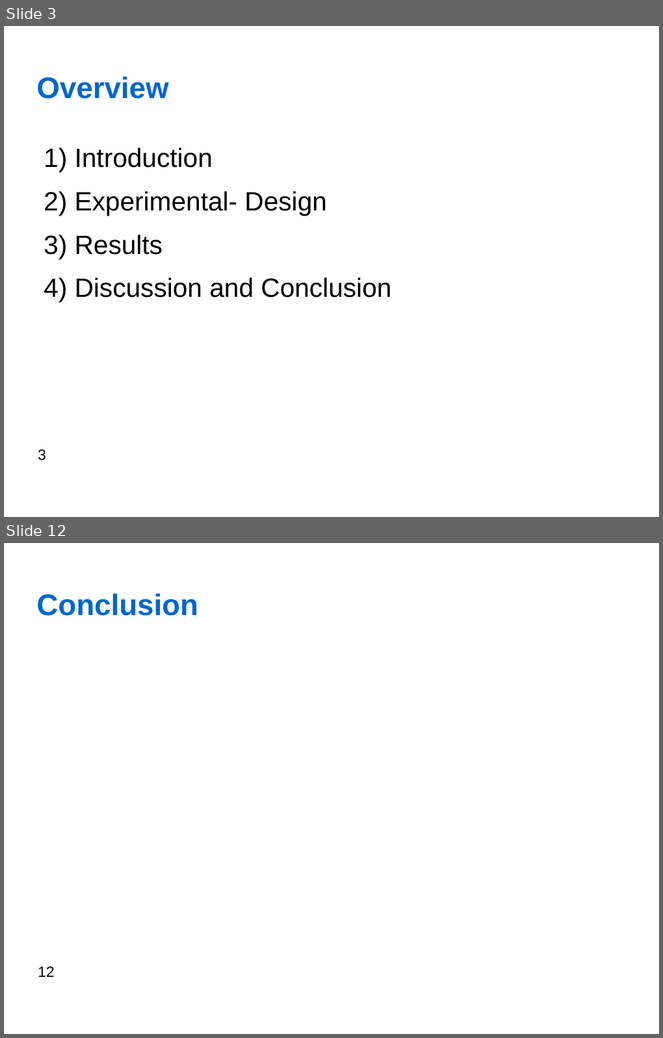
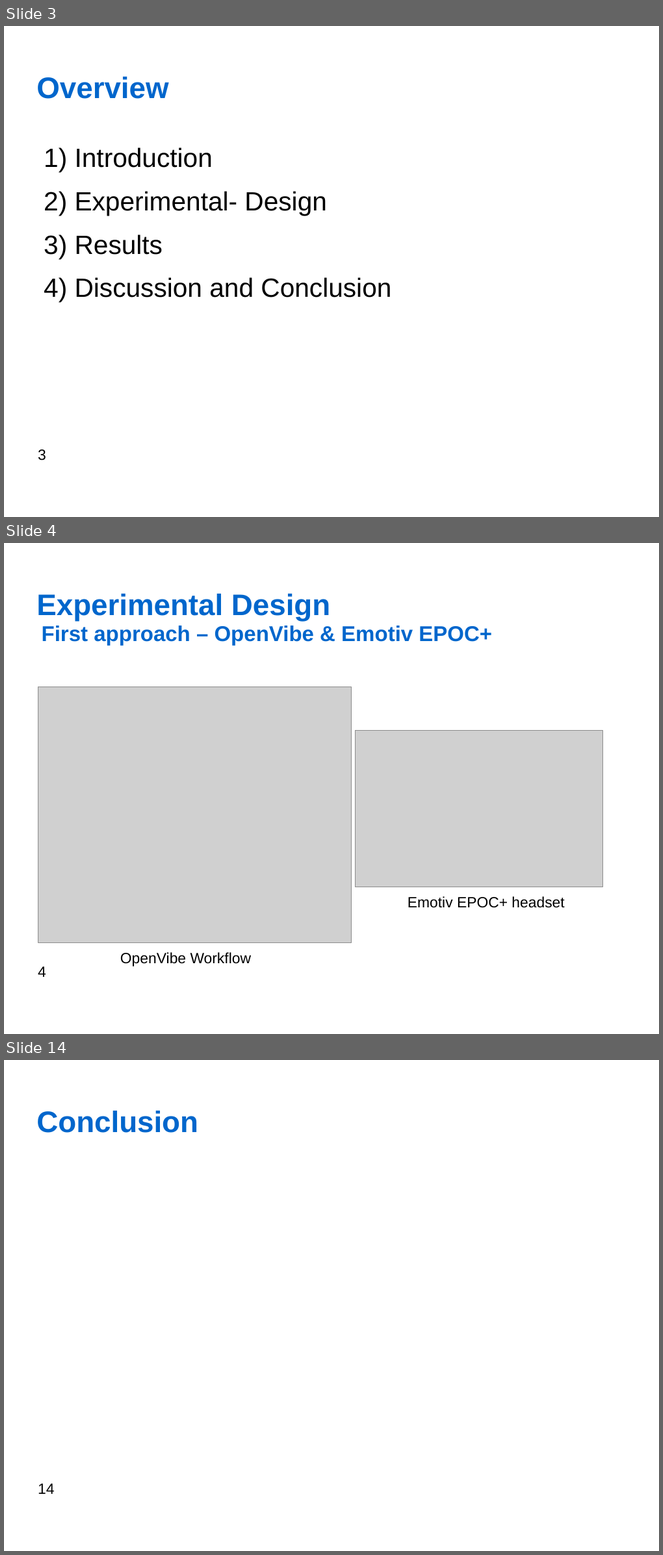
Before and after one commit to jfedjaev/NSTresearchPractice, a slide deck: Report/Presentation/Fedjaev_ResearchPractice.odp. Shown one above the other, each under a label of ours: slides 3 and 12 before the commit, slides 3, 4 and 14 after it; the slides between them are not shown. The pictures are 663x1038 and 663x1555 pixels, drawn with LibreOffice and Linux fonts; fonts in the diff are those of the drawing; grey boxes stand for pictures; background and template pictures are left out. Boxes give left, top, right and bottom in pixels: in the first picture for what was removed or moved away, otherwise in the second. Text is boxed around its words. In the diff, an @@ line names an element or a change of style, - is before the commit and + after.

```diff
--- a/Report/Presentation/Fedjaev_ResearchPractice.odp
+++ b/Report/Presentation/Fedjaev_ResearchPractice.odp
@@ slide 4 added at (4,543,659,1034), background #FFFFFF; not listed: 1 template element that a slide beside it also shows @@
@@ title added at (36,594,330,621), 36 pt, text #0066CC, bold @@
+Experimental Design
@@ title added at (42,626,492,646), 26 pt, text #0066CC, bold @@
+First approach – OpenVibe & Emotiv EPOC+
@@ picture added at (38,687,352,943) @@
@@ picture added at (356,730,603,888) @@
@@ text added at (408,897,564,908), 18 pt, text #000000 @@
+Emotiv EPOC+ headset
@@ text added at (120,953,252,967), 18 pt, text #000000 @@
+OpenVibe Workflow
@@ what was slide 12 is now slide 14 @@
@@ page number at (38,1484,54,1494): text changed @@
-12
+14
```
Also in this commit, not shown: 6 slides changed, 4 other slides added, 3 slides removed, 7 other files.
